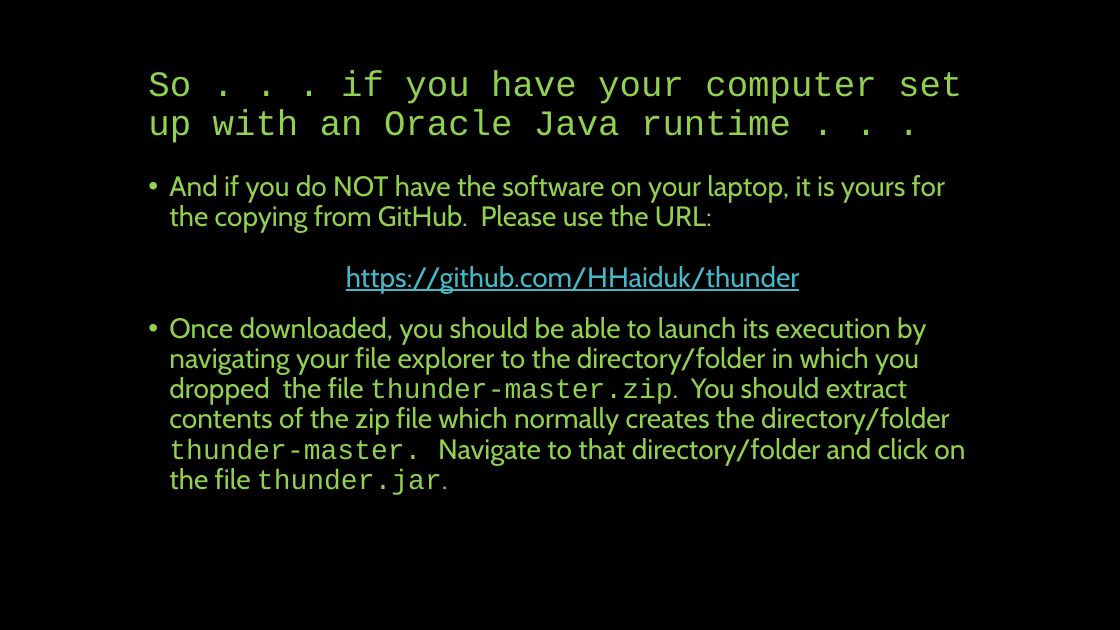
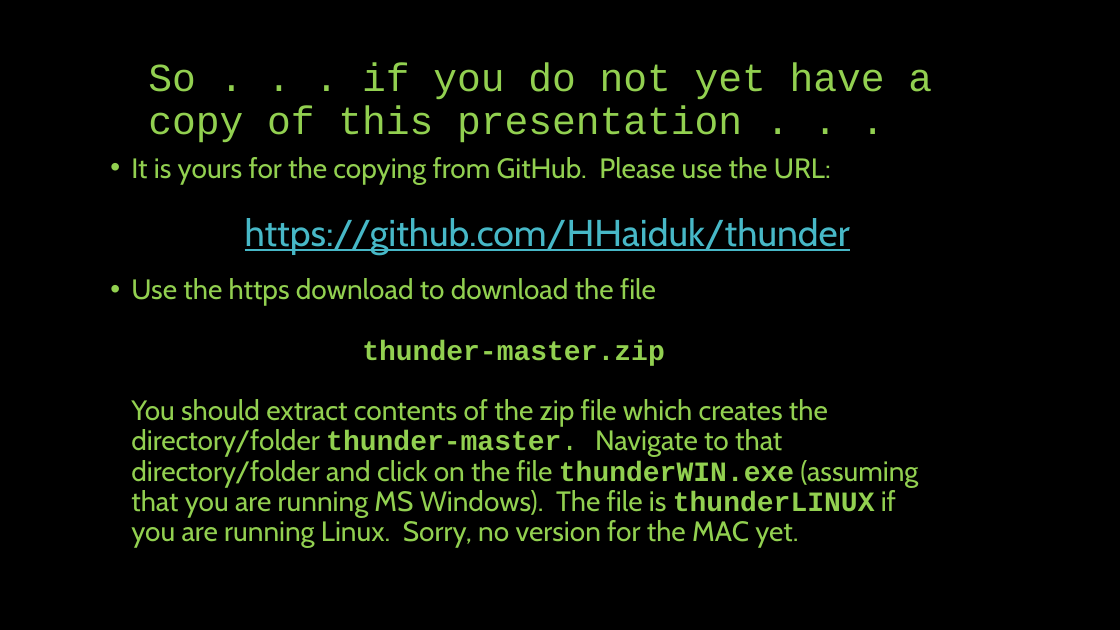
Before and after one commit to HHaiduk/thunder, a slide deck: slide 2 of Thunder_the_Robot.pptx (slide 5 before the commit). Drawn at 1120x630 pixels with LibreOffice and Linux fonts; fonts in the diff are those of the drawing. Boxes give left, top, right and bottom in pixels: in the first picture for what was removed or moved away, otherwise in the second. Text is boxed around its words. In the diff, an @@ line names an element or a change of style, - is before the commit and + after.

Commit message:
Update presentations to reflect changes in GitHub

```diff
--- a/Thunder_the_Robot.pptx
+++ b/Thunder_the_Robot.pptx
@@ title at <box>148,62,932,143</box>: text changed; size 30.6 to 34 pt @@
-So . . . if you have your computer set up with an Oracle Java runtime . . .
+So . . . if you do not yet have a copy of this presentation . . .
@@ text at <box>131,157,918,548</box>: text changed @@
-• And if you do NOT have the software on your laptop, it is yours for the copying from GitHub. Please use the URL:
-  https://github.com/HHaiduk/thunder
-• Once downloaded, you should be able to launch its execution by navigating your file explorer to the directory/folder in which you dropped the file thunder-master.zip. You should extract contents of the zip file which normally creates the directory/folder thunder-master. Navigate to that directory/folder and click on the file thunder.jar.
+• It is yours for the copying from GitHub. Please use the URL:
+  https://github.com/HHaiduk/thunder
+• Use the https download to download the file
+  thunder-master.zip
+  You should extract contents of the zip file which creates the directory/folder thunder-master. Navigate to that directory/folder and click on the file thunderWIN.exe (assuming that you are running MS Windows). The file is thunderLINUX if you are running Linux. Sorry, no version for the MAC yet.
```
Also in this commit, not shown: 1 other file.
